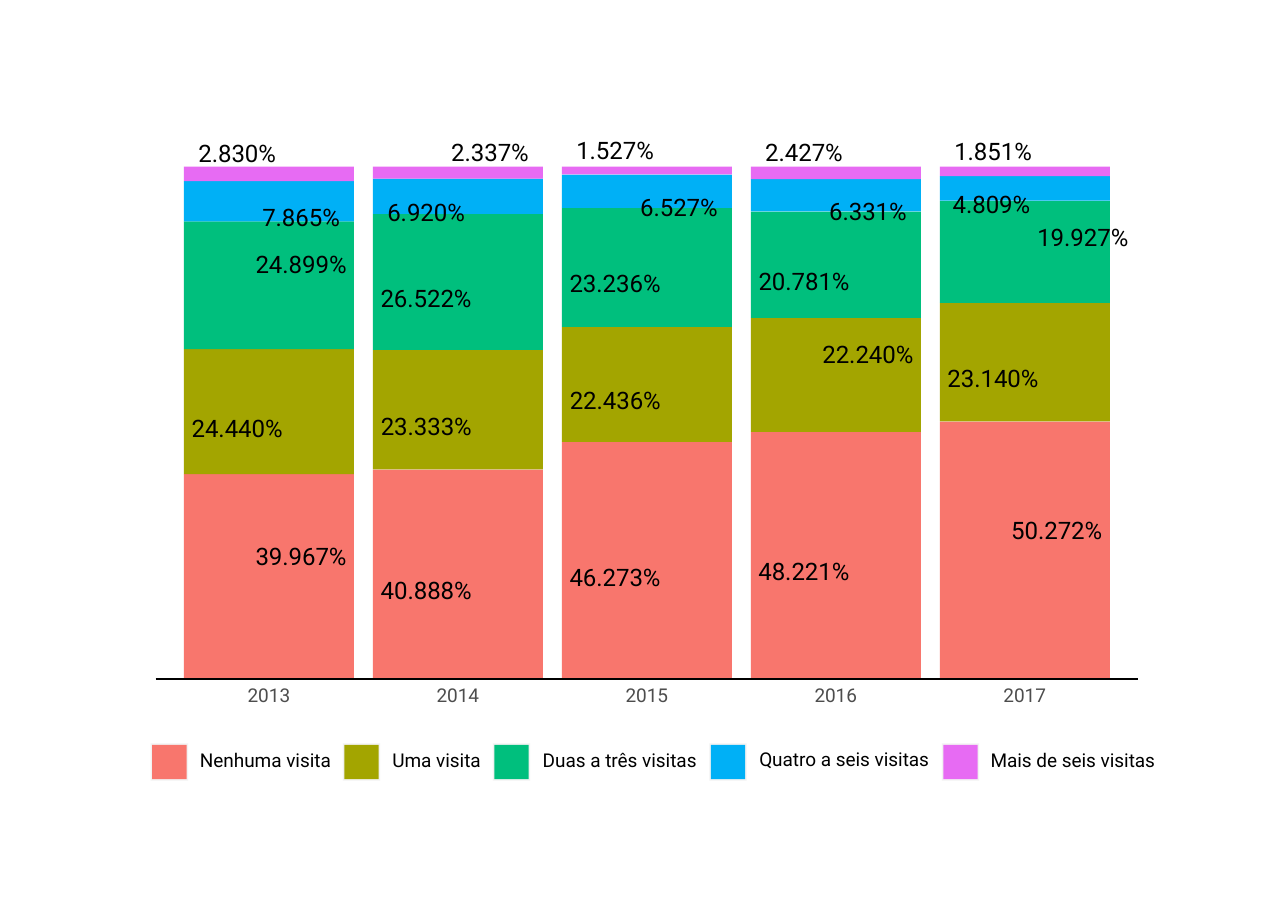
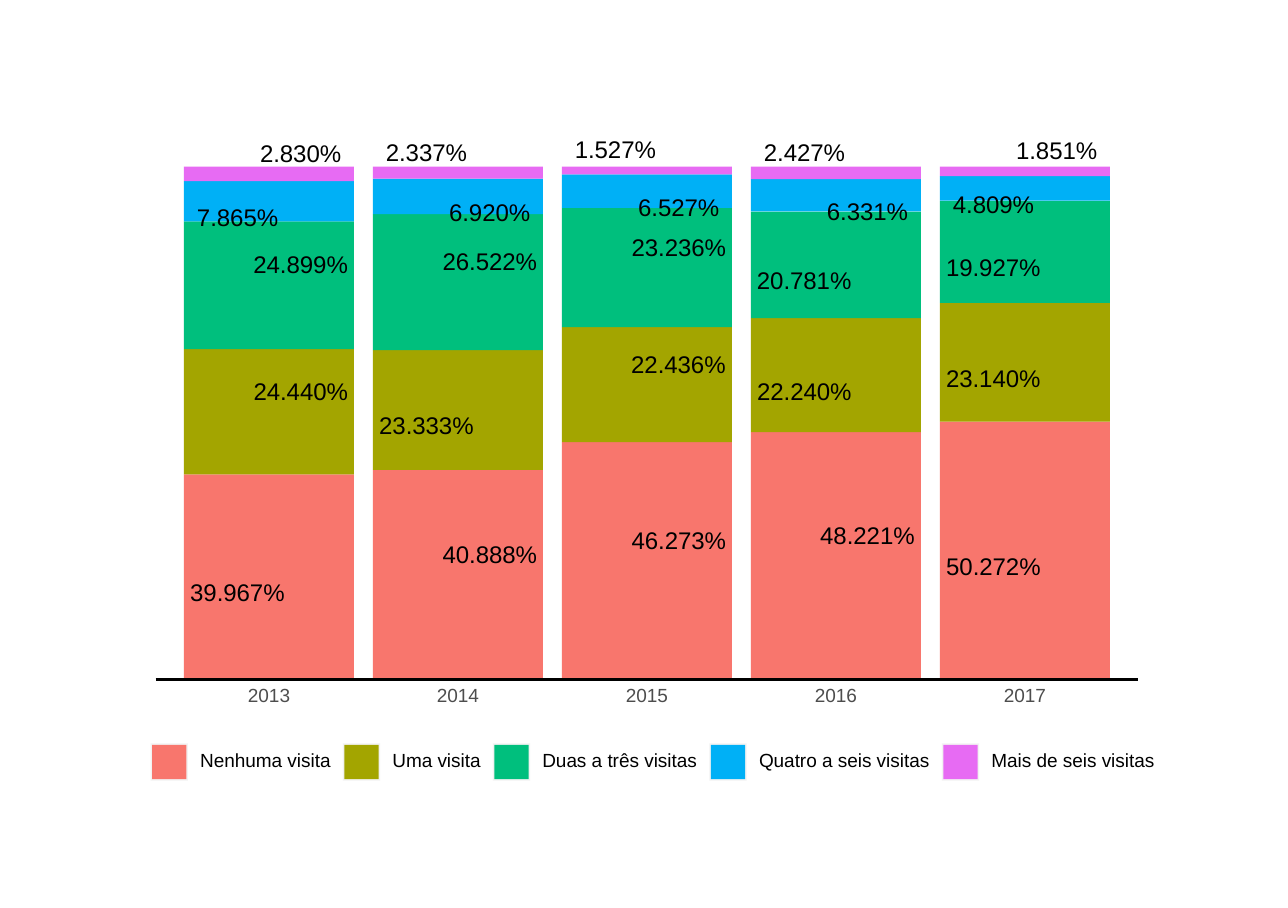
Before and after one commit to Sagicad-MDS/Publicacoes-Censo-SUAS, a slide deck: slide 12 of Publicação 2022/graficos.pptx. Drawn at 1288x908 pixels with LibreOffice and Linux fonts; fonts in the diff are those of the drawing. Boxes give left, top, right and bottom in pixels: in the first picture for what was removed or moved away, otherwise in the second. Text is boxed around its words. In the diff, an @@ line names an element or a change of style, - is before the commit and + after.

```diff
--- a/Publicação 2022/graficos.pptx
+++ b/Publicação 2022/graficos.pptx
@@ text "2.830%": place and size @@
-text "2.830%" at [198, 144, 276, 169]
+text "2.830%" at [260, 145, 341, 168]
@@ text "2.337%": place and size @@
-text "2.337%" at [451, 143, 529, 167]
+text "2.337%" at [386, 144, 467, 162]
@@ text "1.851%": place and size @@
-text "1.851%" at [954, 142, 1032, 161]
+text "1.851%" at [1016, 142, 1097, 160]
@@ text "7.865%": place and size @@
-text "7.865%" at [262, 205, 340, 226]
+text "7.865%" at [197, 206, 278, 226]
@@ text "6.920%": place and size @@
-text "6.920%" at [387, 200, 465, 221]
+text "6.920%" at [449, 201, 530, 221]
@@ 7 texts: place and size @@
-7 texts at [192, 274, 849, 600]
+7 texts at [254, 239, 914, 564]
@@ font Roboto to Arial in 35 elements at [248, 688, 290, 702], [437, 688, 479, 702], [626, 688, 668, 702], [815, 688, 857, 702], [1004, 688, 1046, 702], [200, 753, 330, 767], [392, 753, 481, 767], [759, 753, 930, 771], [991, 753, 1155, 768], [542, 753, 697, 768], [253, 256, 347, 274], [757, 272, 851, 289], [638, 196, 719, 216], [575, 141, 656, 159], [827, 200, 908, 220], [379, 417, 473, 434], [946, 370, 1040, 387], [764, 144, 845, 167], [953, 194, 1034, 213], [449, 201, 530, 221], [1016, 142, 1097, 160], [197, 206, 278, 226], [260, 145, 341, 168], [386, 144, 467, 162], [254, 383, 348, 400], [631, 356, 725, 373], [946, 558, 1040, 576], [820, 527, 914, 545], [190, 584, 284, 602], [443, 546, 537, 564], [443, 253, 537, 271], [632, 532, 726, 550], [632, 239, 726, 257], [757, 383, 851, 400], [946, 259, 1040, 276] @@
@@ text "19.927%": place and size @@
-text "19.927%" at [1037, 225, 1128, 253]
+text "19.927%" at [946, 259, 1040, 276]
@@ text "22.240%": place and size @@
-text "22.240%" at [822, 345, 913, 363]
+text "22.240%" at [757, 383, 851, 400]
@@ text "50.272%": place and size @@
-text "50.272%" at [1011, 521, 1102, 540]
+text "50.272%" at [946, 558, 1040, 576]
@@ text "39.967%": place and size @@
-text "39.967%" at [256, 547, 347, 566]
+text "39.967%" at [190, 584, 284, 602]
```
Also in this commit, not shown: 13 other slides changed, 2 slides added, 1 slide removed, 23 other files.
